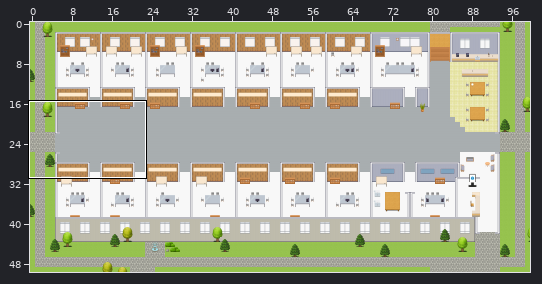
An edit to a level. Tiled map (JSON), maps/Digital-Workplace-Platform.tmj. Above: a wide view before the commit, with the close-up outlined.
Close-up. Old version:
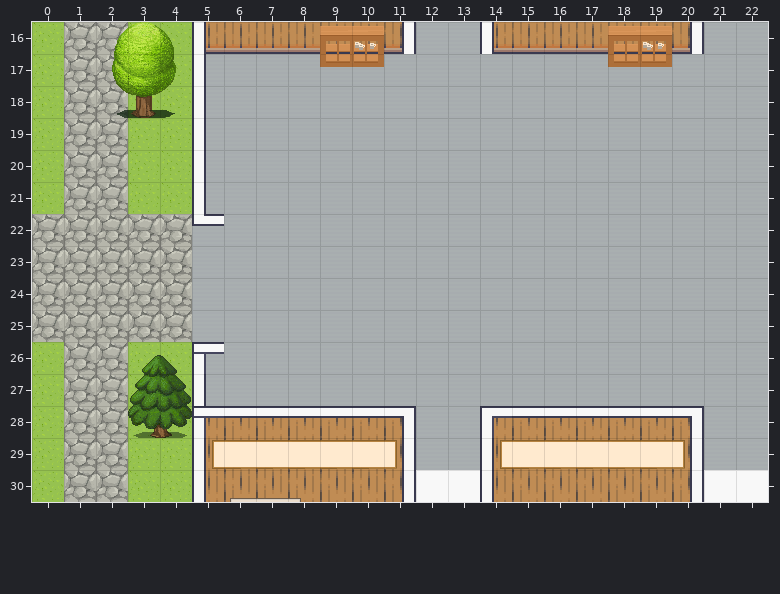
Cells are 32x32 px. Shown: x 0..22, y 16..30. The commit also changed other parts of the map, which this record leaves out.
Once edited:
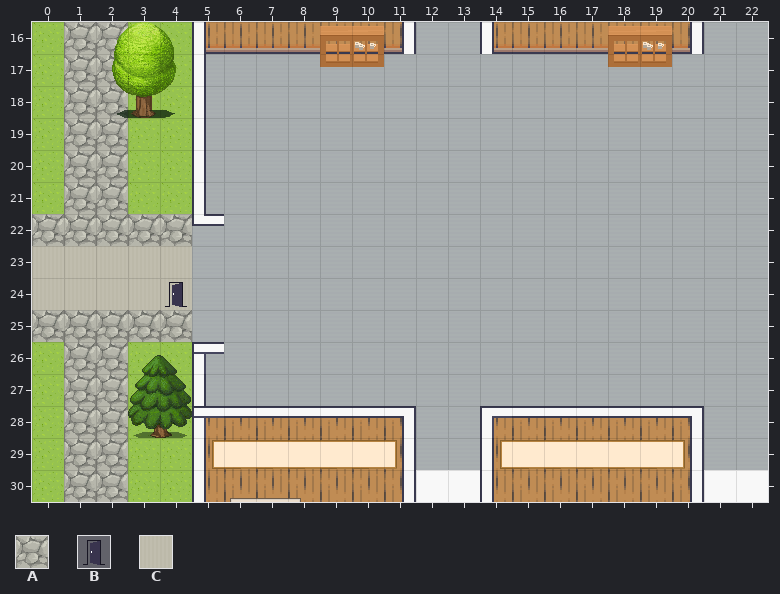
Key: from "Exterior": A 638; from "User_Zones": B 65; from "room2": C 328.
_ is an empty cell, # one hidden under a higher layer, . an unchanged one.
Edits made:
--- layer "outside"
@@ x 0..4 @@
-23 #AA##
-24 #####
+23 CCCCC
+24 CCCCC
--- layer "trees"
@@ x 0..4 @@
-23 A..AA
-24 AAAAA
+23 _..__
+24 _____
--- layer "zones"
@@ x 4..4 @@
-24 _
+24 B
Where, in picture pixels (left, top, right, bottom), the same in both close-ups:
changed: (32, 246, 192, 310)
